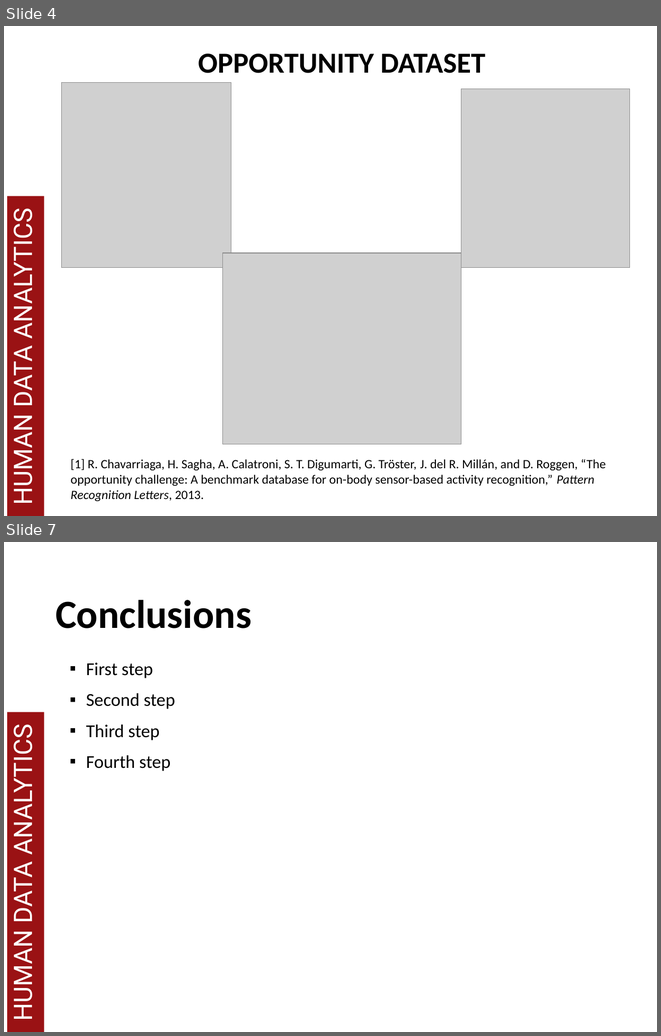
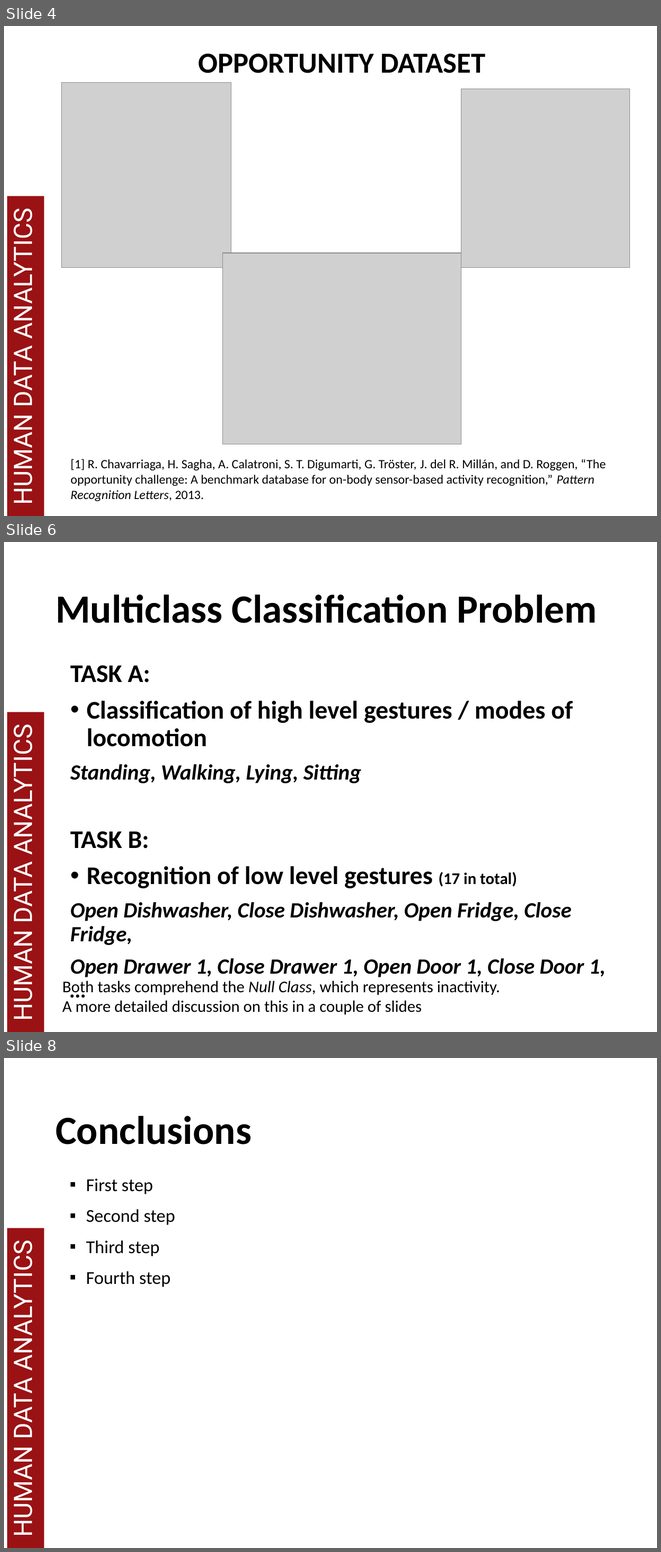
Before and after one commit to MatteoDrago/hda-project, a slide deck: presentation/HDA 2018.pptx. Shown one above the other, each under a label of ours: slides 4 and 7 before the commit, slides 4, 6 and 8 after it; the slides between them are not shown. The pictures are 661x1036 and 661x1552 pixels, drawn with LibreOffice and Linux fonts; fonts in the diff are those of the drawing; grey boxes stand for pictures; background and template pictures are left out. Boxes give left, top, right and bottom in pixels: in the first picture for what was removed or moved away, otherwise in the second. Text is boxed around its words. In the diff, an @@ line names an element or a change of style, - is before the commit and + after.

```diff
--- a/presentation/HDA 2018.pptx
+++ b/presentation/HDA 2018.pptx
@@ slide 6 added at (x1=4, y1=542, x2=657, y2=1032), background #FFFFFF; not listed: 2 template elements that a slide beside it also shows @@
@@ title added at (x1=55, y1=594, x2=597, y2=623), 44 pt, text #000000, bold @@
+Multiclass Classification Problem
@@ text added at (x1=70, y1=665, x2=606, y2=977), 24 pt, text #000000, bold, italic @@
+TASK A:
+• Classification of high level gestures / modes of locomotion
+Standing, Walking, Lying, Sitting
+TASK B:
+• Recognition of low level gestures (17 in total)
+Open Dishwasher, Close Dishwasher, Open Fridge, Close Fridge,
+Open Drawer 1, Close Drawer 1, Open Door 1, Close Door 1, …
@@ text added at (x1=62, y1=980, x2=500, y2=1014), 18 pt, text #000000 @@
+Both tasks comprehend the Null Class, which represents inactivity.
+A more detailed discussion on this in a couple of slides
@@ what was slide 7 is now slide 8 @@
```
Also in this commit, not shown: 1 other slide added, 1 slide removed.
